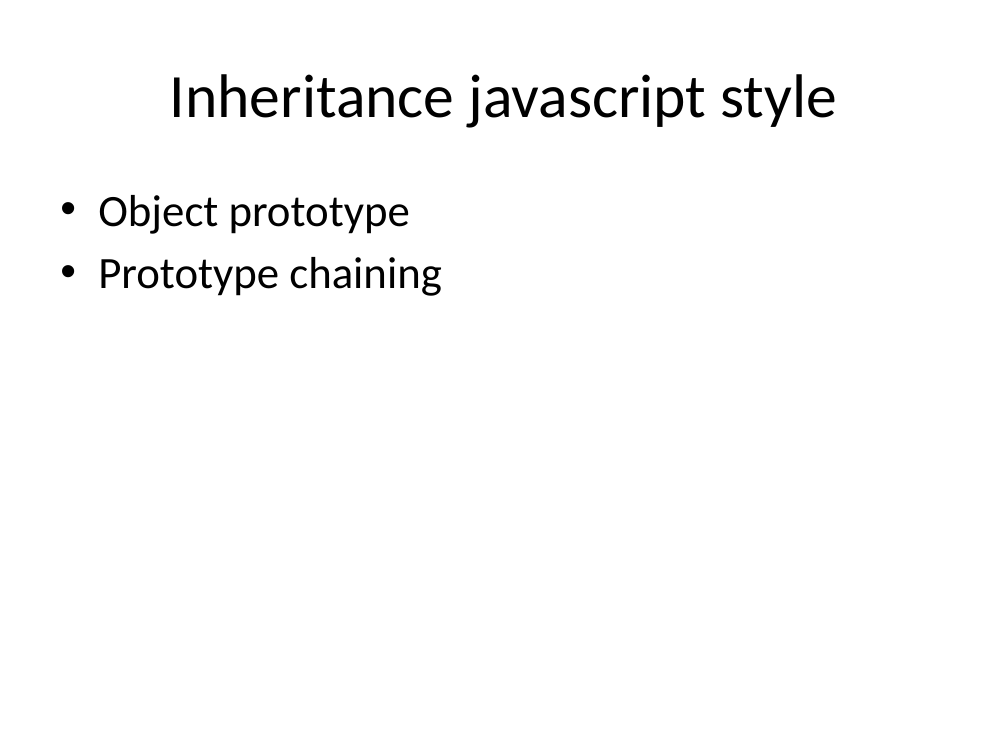
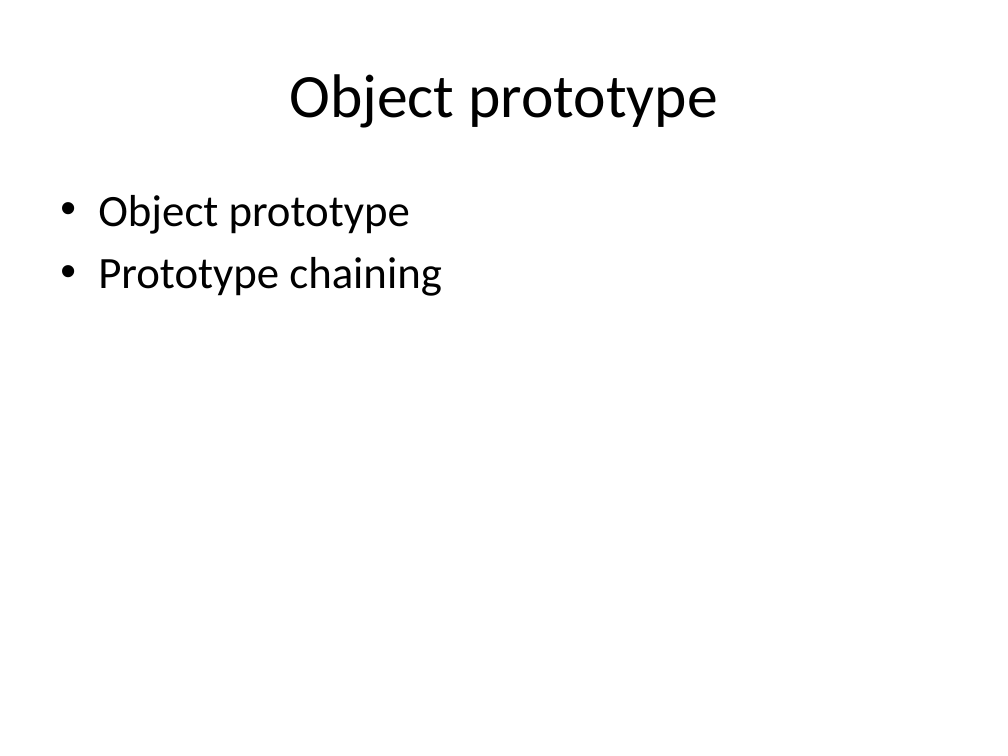
Before and after one commit to helephant/JavascriptObjects, a slide deck: slide 12 of javascript-objects.pptx (slide 8 before the commit). Drawn at 1008x756 pixels with LibreOffice and Linux fonts; fonts in the diff are those of the drawing. Boxes give left, top, right and bottom in pixels: in the first picture for what was removed or moved away, otherwise in the second. Text is boxed around its words. In the diff, an @@ line names an element or a change of style, - is before the commit and + after.

```diff
--- a/javascript-objects.pptx
+++ b/javascript-objects.pptx
@@ title at [290, 74, 718, 128]: text changed @@
-Inheritance javascript style
+Object prototype
```
Also in this commit, not shown: 4 slides added, 5 other files.
